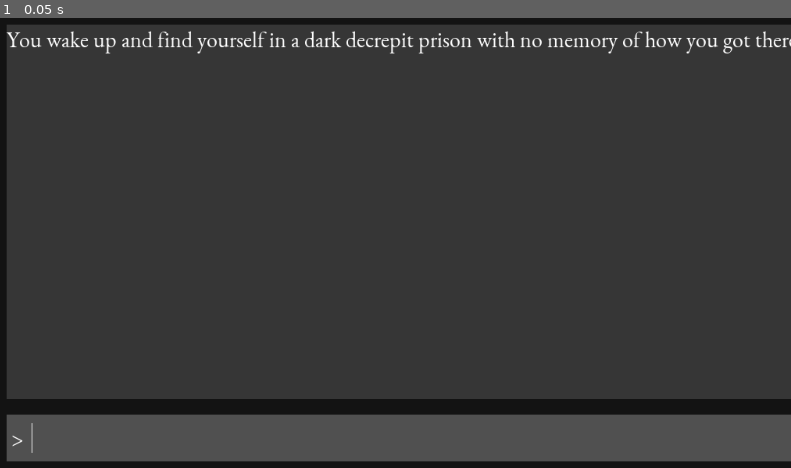
Above: before the commit, frame 1.
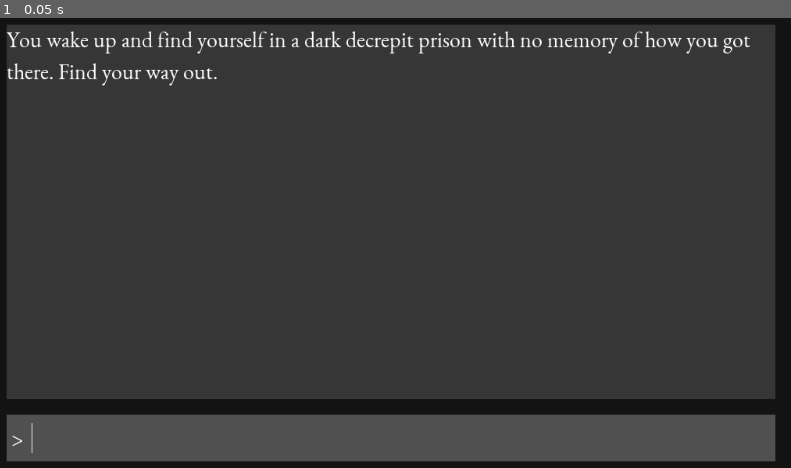
Above: after the commit, the same moment.

Repository: philipuriarte/Godot-Retro-Text-Adventure-Tutorial
Game: Godot game, scene res://scenes/game.tscn
Same seed, same stepped clock (60 frames per second), same inputs: the game is played once before the commit and once after it.
Inputs:
- Up to frame 1 (0.05 s): no input

The runs differ from the first frame. In frame 1, 2.1% of the frame differs, in the area x 0-100%, y 1-99%.

Commit message:
Set response to autowrap

Diff:
--- a/scenes/response.tscn
+++ b/scenes/response.tscn
@@ -8,3 +8,4 @@
 margin_bottom = 71.0
 custom_fonts/font = ExtResource( 1 )
 text = "This is what the game will give back"
+autowrap = true
